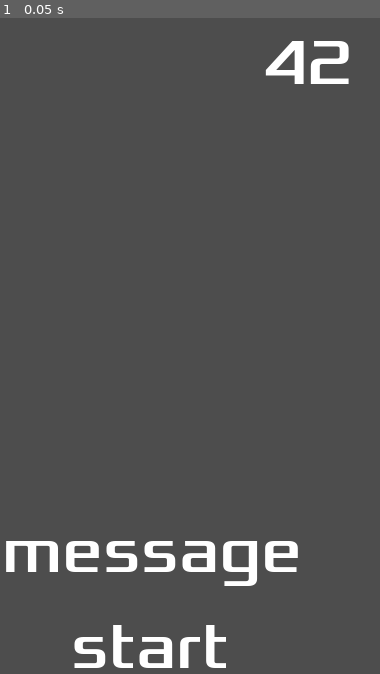
Above: before the commit, frame 1.
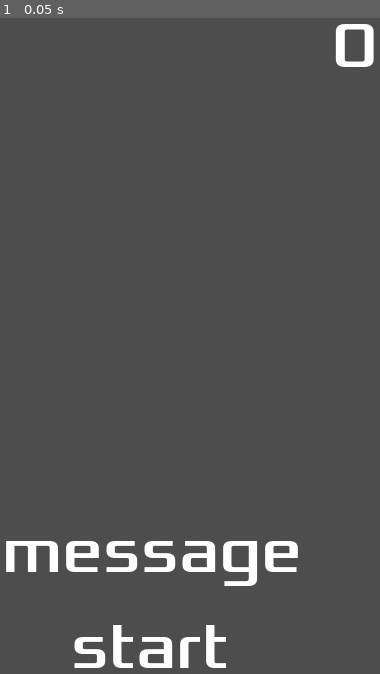
Above: after the commit, the same moment.

Repository: lancelote/dodge-the-creeps-2d
Game: Godot game, scene res://hud.tscn
Two runs of this game, one before a commit and one after it. Both use one fixed random seed, a clock stepped at 60 frames per second and the inputs below. This scene is started directly instead of the project's main scene.
Inputs:
- Up to frame 1 (0.05 s): no input

The runs differ from the first frame. In frame 1, 1.0% of the frame differs, in the area x 69-99%, y 0-11%.

Commit message:
adjust score label position and initial text

Diff:
--- a/hud.tscn
+++ b/hud.tscn
@@ -5,13 +5,17 @@
 [node name="HUD" type="CanvasLayer"]
 
 [node name="ScoreLabel" type="Label" parent="."]
-offset_left = 342.0
-offset_top = 17.0
-offset_right = 433.0
-offset_bottom = 95.0
+anchors_preset = 1
+anchor_left = 1.0
+anchor_right = 1.0
+offset_left = -91.0
+offset_bottom = 78.0
+grow_horizontal = 0
 theme_override_fonts/font = ExtResource("1_37p78")
 theme_override_font_sizes/font_size = 64
-text = "42"
+text = "0"
+horizontal_alignment = 1
+vertical_alignment = 1
 
 [node name="Message" type="Label" parent="."]
 offset_left = 82.0
